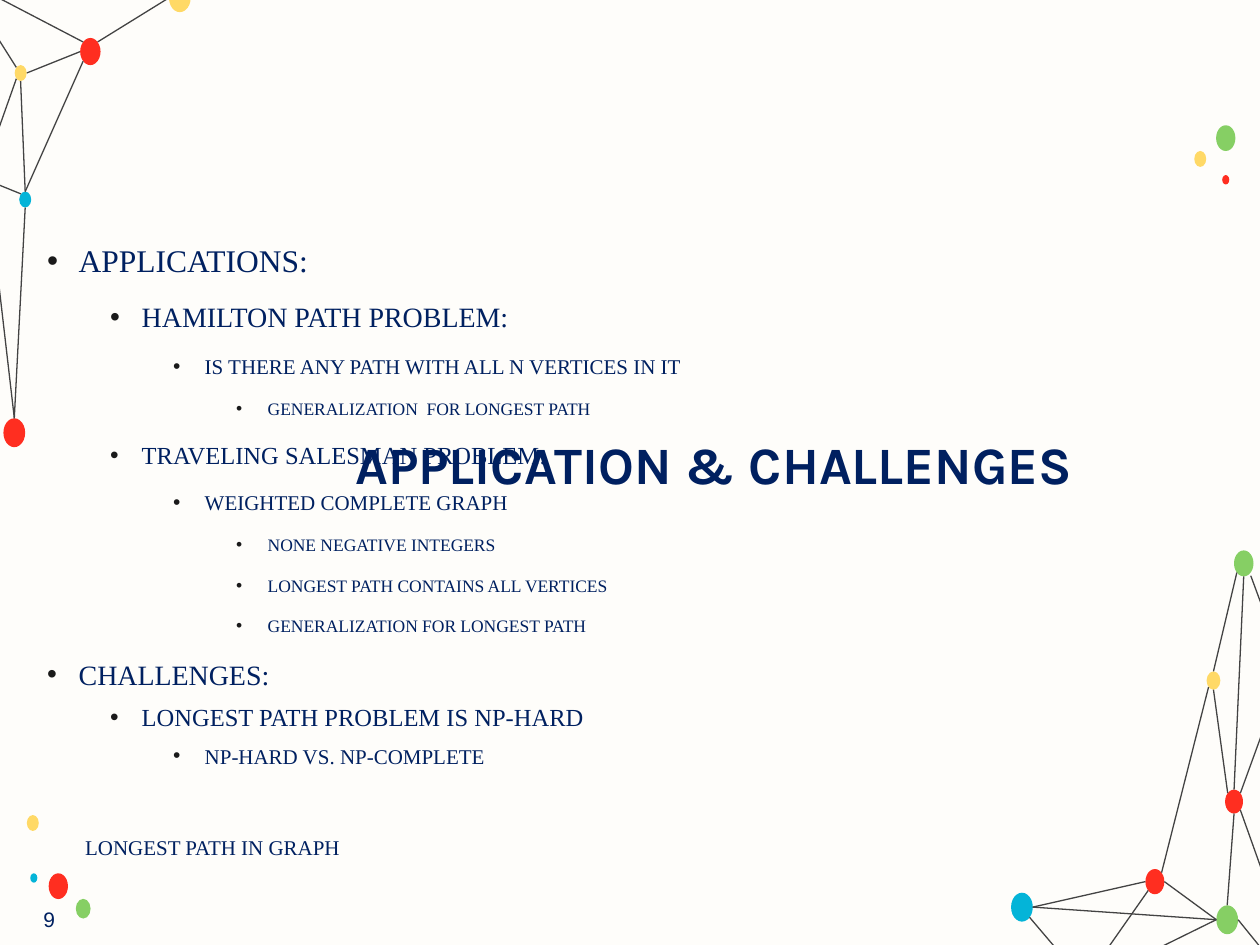
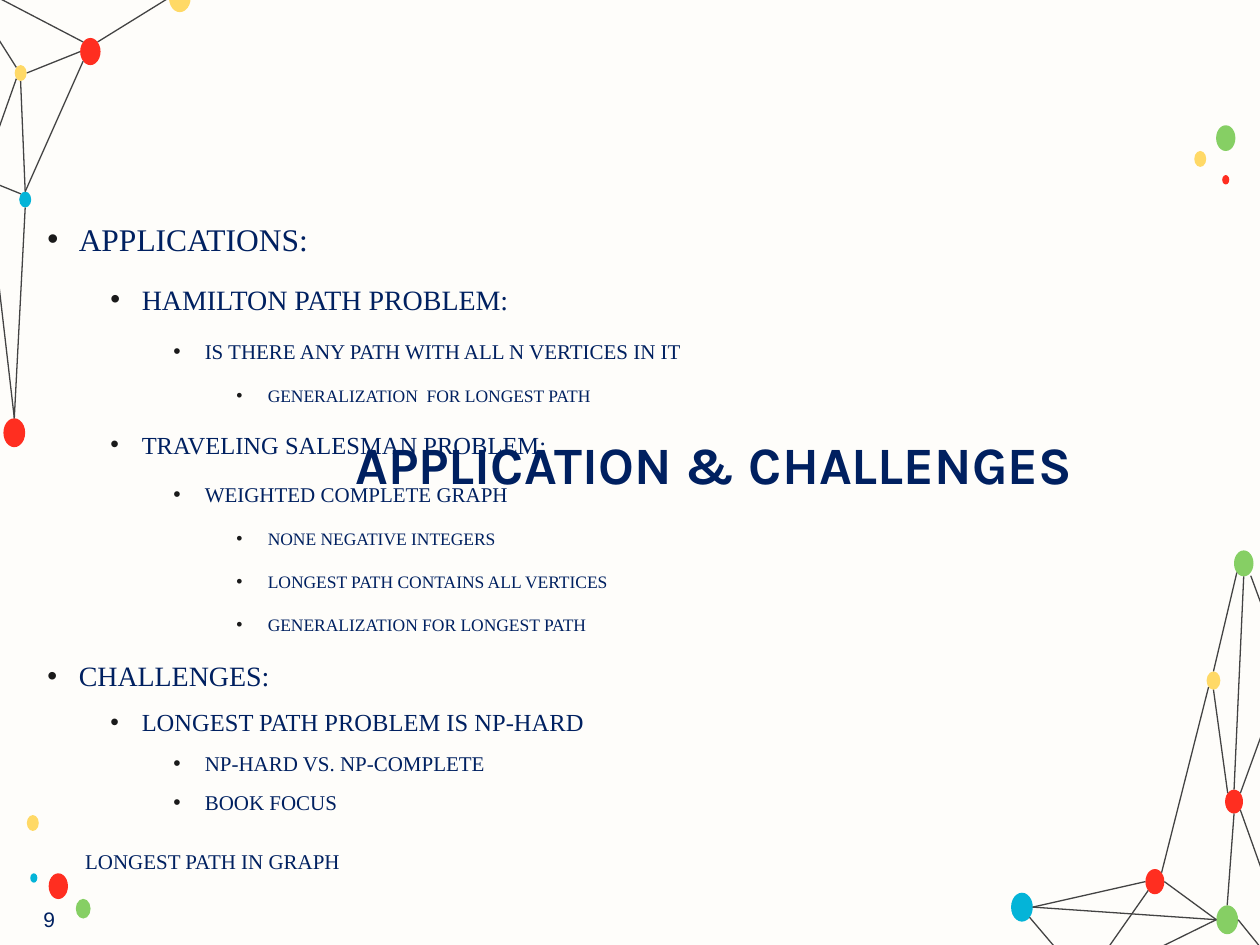
Before and after one commit to ParsaMohammadpour/advanced-algorithm-assignments, a slide deck: slide 9 of presentation/Longest_Path_Problem_in_Graphs.pptx. Drawn at 1260x945 pixels with LibreOffice and Linux fonts; fonts in the diff are those of the drawing; background and template pictures are left out. Boxes give left, top, right and bottom in pixels: in the first picture for what was removed or moved away, otherwise in the second. Text is boxed around its words. In the diff, an @@ line names an element or a change of style, - is before the commit and + after.

```diff
--- a/presentation/Longest_Path_Problem_in_Graphs.pptx
+++ b/presentation/Longest_Path_Problem_in_Graphs.pptx
@@ text "APPLICATIONS:": place and size @@
-text "APPLICATIONS:" at (79, 251, 681, 765)
+text "APPLICATIONS:" at (79, 230, 681, 811)
@@ text at (79, 230, 681, 772): line spacing 1.1 to 1.2 @@
@@ text at (205, 796, 337, 811): paragraph added @@
+    • BOOK FOCUS
@@ text "LONGEST PATH IN GRAPH": place and size @@
-text "LONGEST PATH IN GRAPH" at (85, 841, 340, 856)
+text "LONGEST PATH IN GRAPH" at (85, 855, 340, 870)
```
Also in this commit, not shown: 4 other slides changed.
